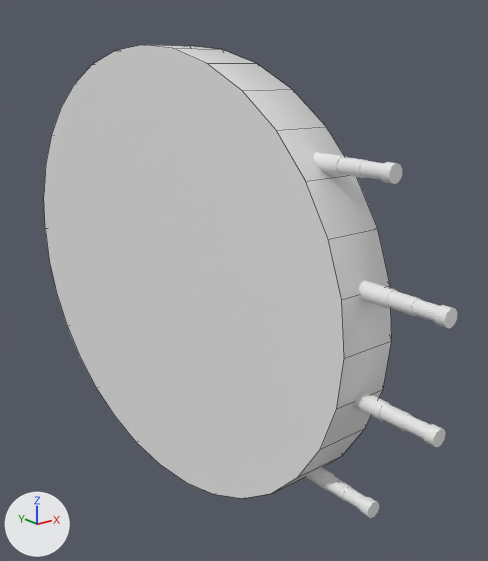
A saved change to the FBX model Assets/Models/Boss/bossmainbody.fbx.
Both versions are drawn from a 50 mm lens placed at (-8.26, -12.49, 4.52), pointed at (1.28, -0.57, -0.25). Arrows for +X, +Y and +Z are at lower left; the lights stay in place. Mesh edges are drawn as thin lines on the coarser meshes. Where no turn or scale is listed for an object, it has been applied to the vertices.
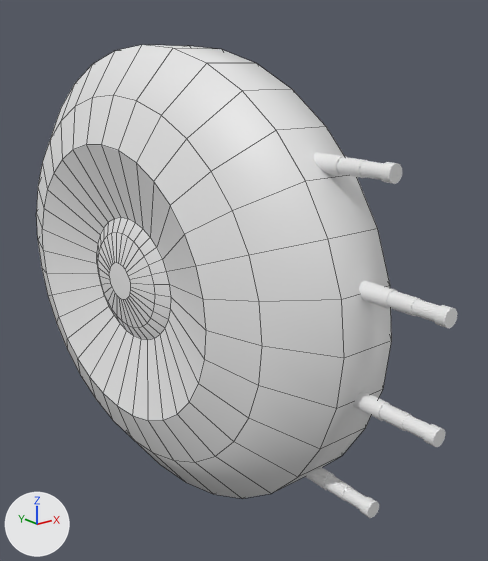
Commit message: boss model update

Where the change shows, as pixel boxes (x1, y1, x2, y2) in the pictures (488 x 561 px):
'Cylinder.009', reshaped: before (44, 45, 392, 498); after (36, 45, 392, 498)
part 1 of me_cylinder, built on: before (44, 45, 344, 498); after (36, 45, 344, 498)

What changed in the scene script:
```text
Change me_cylinder:
    used by ob_cylinder_009; location = (0.0, 0.5, 0.0)
    remove me_cylinder.from_pydata(...)  # 192 vertices, 162 faces; spans x -0.6..1.99, y -6.04..6.04, z -5.0..5.0
    add me_cylinder.from_pydata(...)  # 352 vertices, 322 faces; spans x -1.66..1.99, y -6.04..6.04, z -5.0..5.0
    me_cylinder part 1
    1 face is deleted
    160 vertices are added at x -1.66..-1.13, y -4.82..4.82, z -3.99..3.99
    161 new faces join them
```
